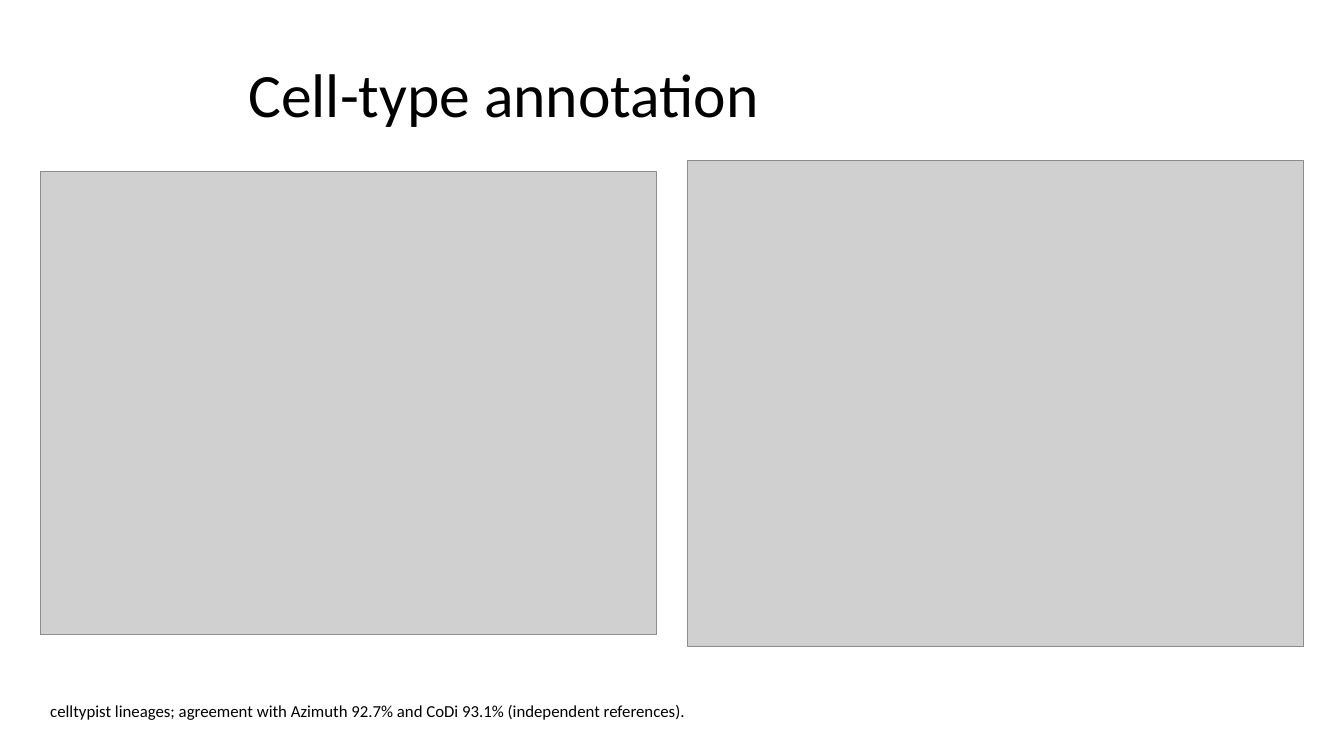
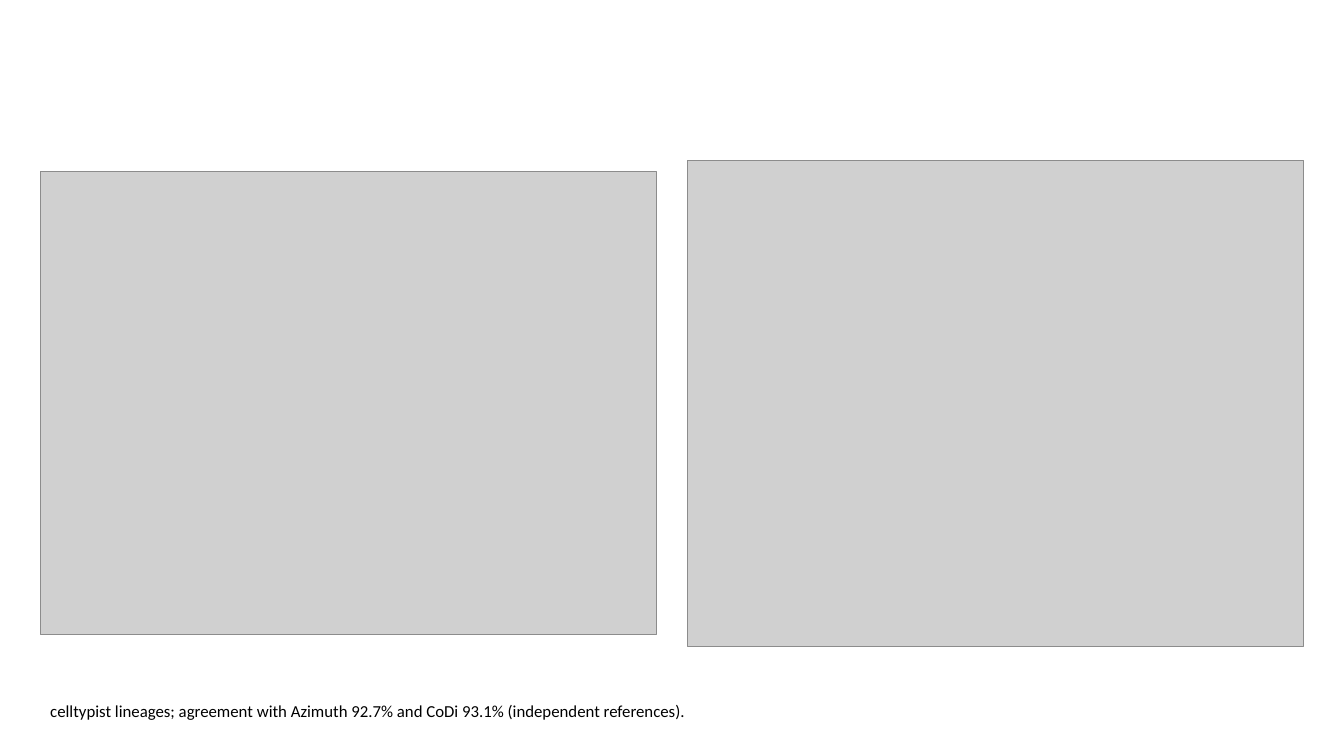
Before and after one commit to MegatronJeremy/ANOA-ANO, a slide deck: slide 7 of results/slides/GI_nanoplastic.pptx (slide 6 before the commit). Drawn at 1344x756 pixels with LibreOffice and Linux fonts; fonts in the diff are those of the drawing; grey boxes stand for pictures. Boxes give left, top, right and bottom in pixels: in the first picture for what was removed or moved away, otherwise in the second. Text is boxed around its words. In the diff, an @@ line names an element or a change of style, - is before the commit and + after.

```diff
--- a/results/slides/GI_nanoplastic.pptx
+++ b/results/slides/GI_nanoplastic.pptx
@@ title removed at [248, 74, 759, 127] @@
-Cell-type annotation
```
Also in this commit, not shown: 4 other slides changed, 8 slides added, 6 slides removed, 1 other file.
